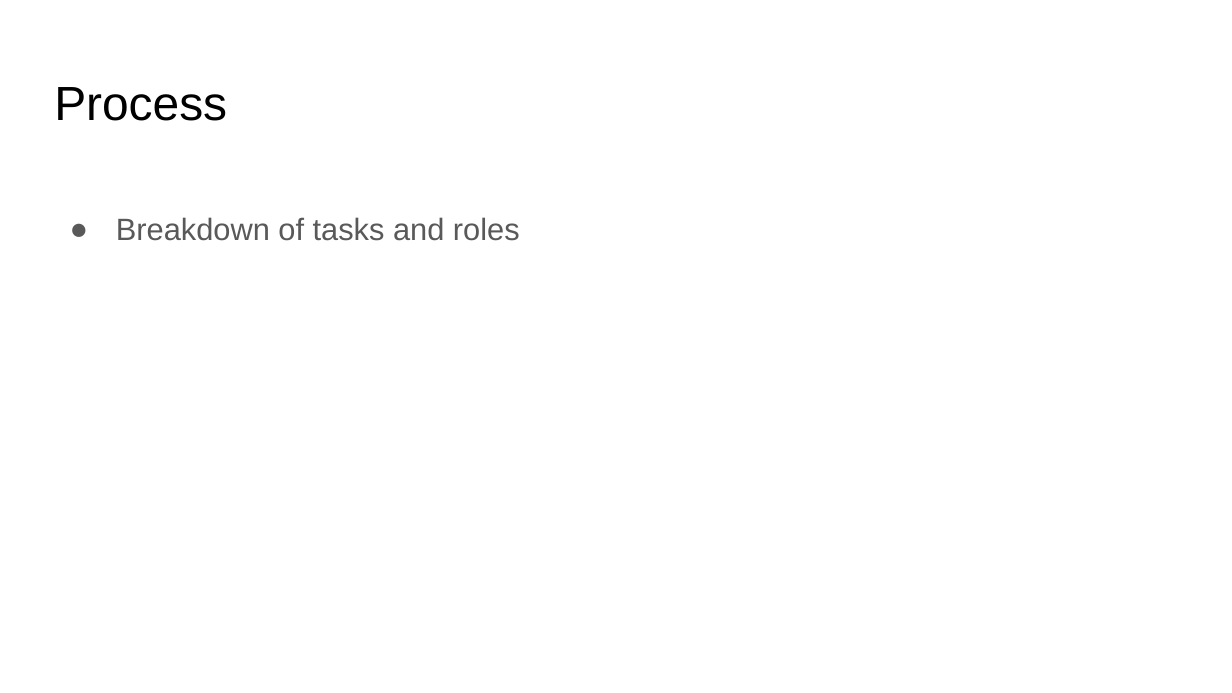
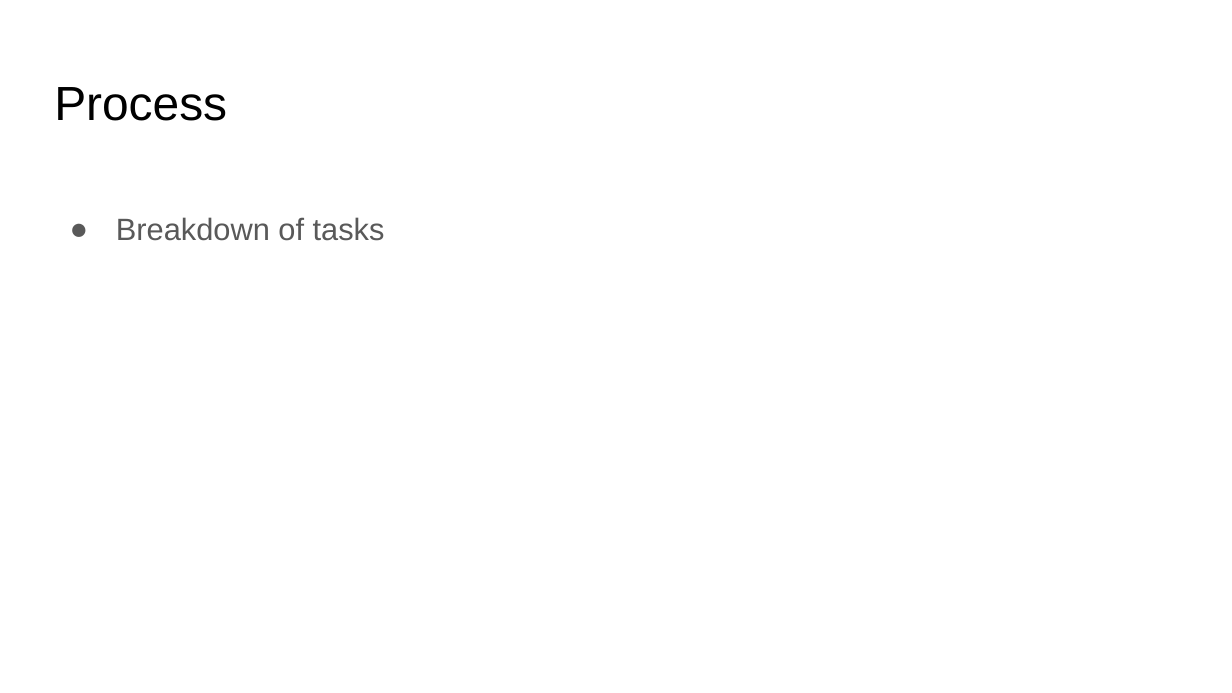
Before and after one commit to JohnSauter/Matchmaker, a slide deck: slide 6 of presentation/Matchmaker.odp. Drawn at 1232x693 pixels with LibreOffice and Linux fonts; fonts in the diff are those of the drawing. Boxes give left, top, right and bottom in pixels: in the first picture for what was removed or moved away, otherwise in the second. Text is boxed around its words. In the diff, an @@ line names an element or a change of style, - is before the commit and + after.

Commit message:
more updates to the presentation

```diff
--- a/presentation/Matchmaker.odp
+++ b/presentation/Matchmaker.odp
@@ text at (116,217,385,241): text changed @@
-● Breakdown of tasks and roles
+● Breakdown of tasks
```
Also in this commit, not shown: 1 slide added.
